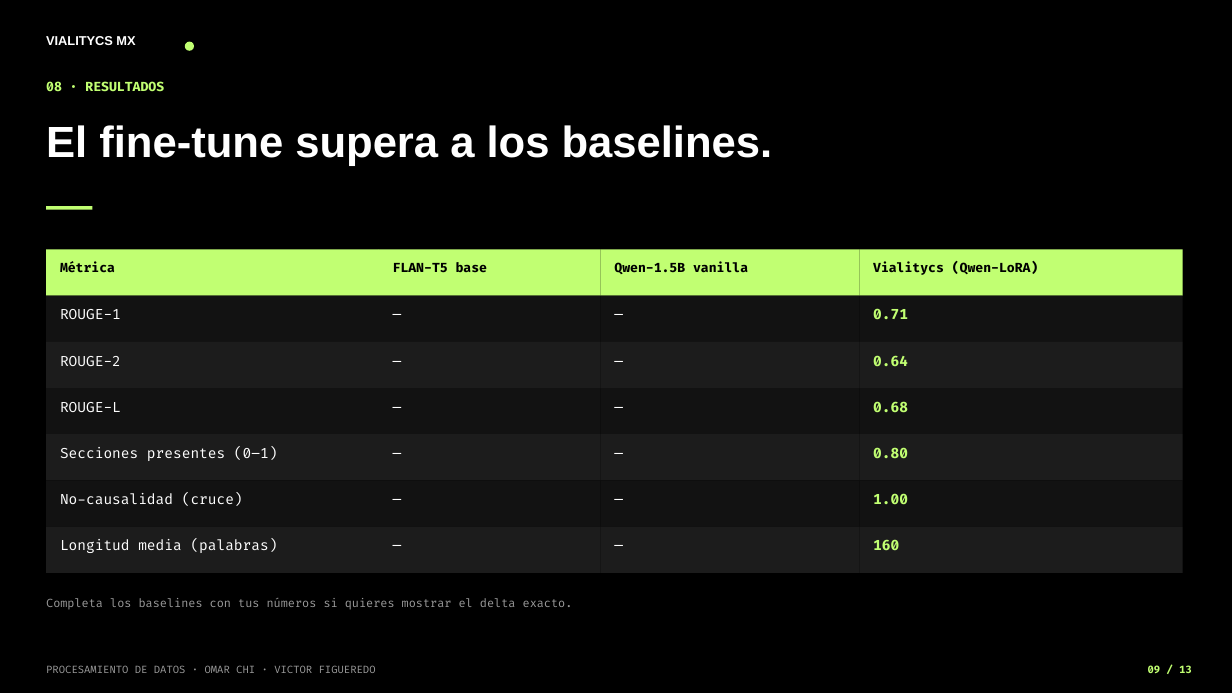
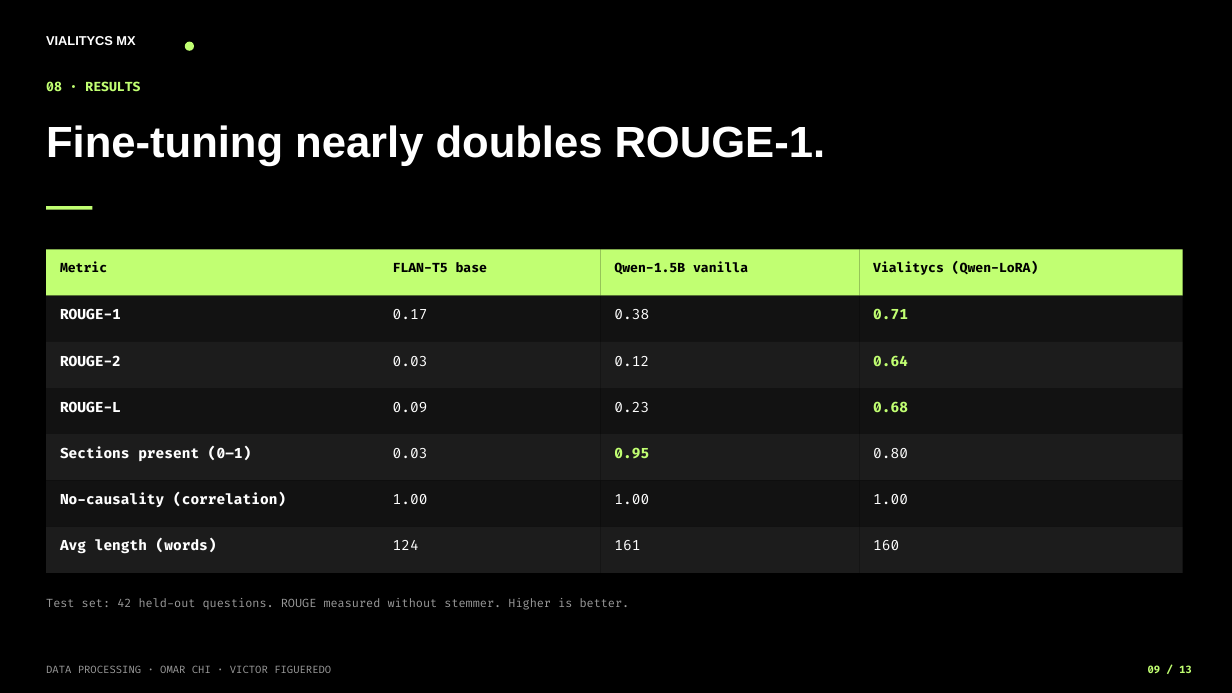
Before and after one commit to omarchii/inegi, a slide deck: slide 9 of reports/presentacion_vialitycs_mx.pptx. Drawn at 1232x693 pixels with LibreOffice and Linux fonts; fonts in the diff are those of the drawing. Boxes give left, top, right and bottom in pixels: in the first picture for what was removed or moved away, otherwise in the second. Text is boxed around its words. In the diff, an @@ line names an element or a change of style, - is before the commit and + after.

```diff
--- a/reports/presentacion_vialitycs_mx.pptx
+++ b/reports/presentacion_vialitycs_mx.pptx
@@ text at (46,81,140,92): text changed @@
-08 · RESULTADOS
+08 · RESULTS
@@ text at (46,125,826,166): text changed @@
-El fine-tune supera a los baselines.
+Fine-tuning nearly doubles ROUGE-1.
@@ text at (60,262,107,273): text changed @@
-Métrica
+Metric
@@ text at (393,309,428,319): text changed @@
-—
+0.17
@@ text at (614,309,649,319): text changed @@
-—
+0.38
@@ text at (393,356,428,366): text changed @@
-—
+0.03
@@ text at (614,356,649,366): text changed @@
-—
+0.12
@@ bold on in 3 elements at (60,308,121,320), (60,355,121,367), (60,401,121,413) @@
@@ text at (393,402,428,412): text changed @@
-—
+0.09
@@ text at (614,402,649,412): text changed @@
-—
+0.23
@@ text at (60,446,251,461): text changed; bold on @@
-Secciones presentes (0–1)
+Sections present (0–1)
@@ text at (393,448,428,458): text changed @@
-—
+0.03
@@ text at (614,447,649,459): text changed; text colour #FFFFFF to #C1FF72; bold on @@
-—
+0.95
@@ text at (60,493,286,507): text changed; bold on @@
-No-causalidad (cruce)
+No-causality (correlation)
@@ text at (393,494,428,504): text changed @@
-—
+1.00
@@ text at (614,494,649,504): text changed @@
-—
+1.00
@@ text at (60,539,217,554): text changed; bold on @@
-Longitud media (palabras)
+Avg length (words)
@@ text colour #C1FF72 to #FFFFFF, bold off in 3 elements at (873,448,908,458), (873,494,908,504), (873,540,899,550) @@
@@ text at (393,540,419,550): text changed @@
-—
+124
@@ text at (614,540,640,550): text changed @@
-—
+161
@@ text at (46,598,630,610): text changed @@
-Completa los baselines con tus números si quieres mostrar el delta exacto.
+Test set: 42 held-out questions. ROUGE measured without stemmer. Higher is better.
@@ text at (46,665,331,673): text changed @@
-PROCESAMIENTO DE DATOS · OMAR CHI · VICTOR FIGUEREDO
+DATA PROCESSING · OMAR CHI · VICTOR FIGUEREDO
```
Also in this commit, not shown: 11 other slides changed, 1 slide added, 1 slide removed, 1 other file.
